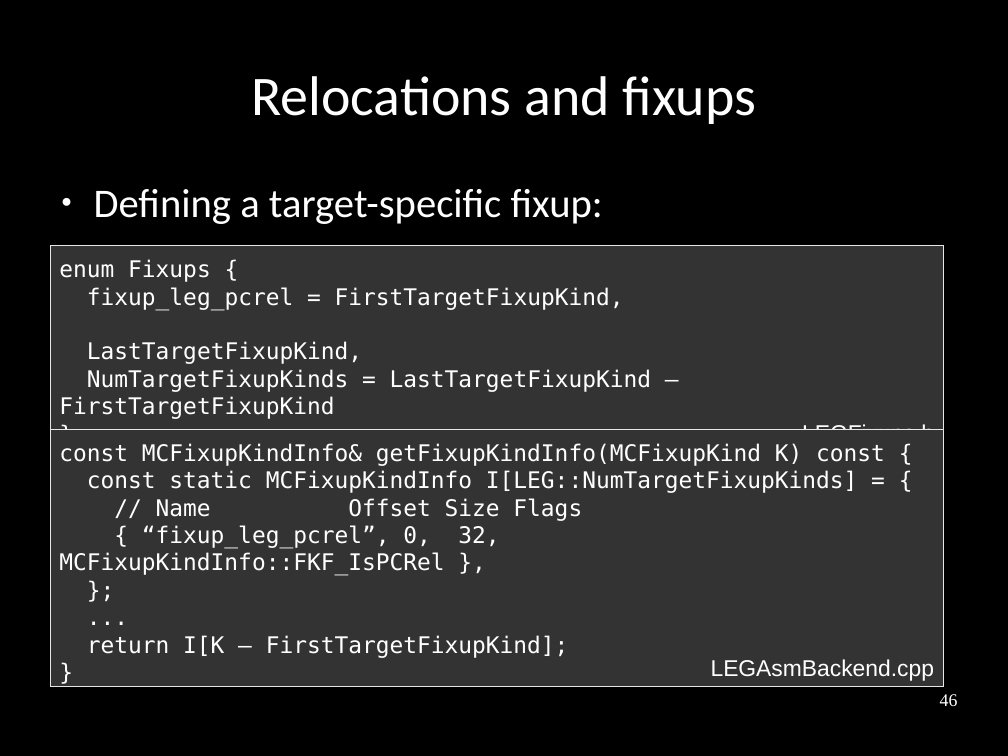
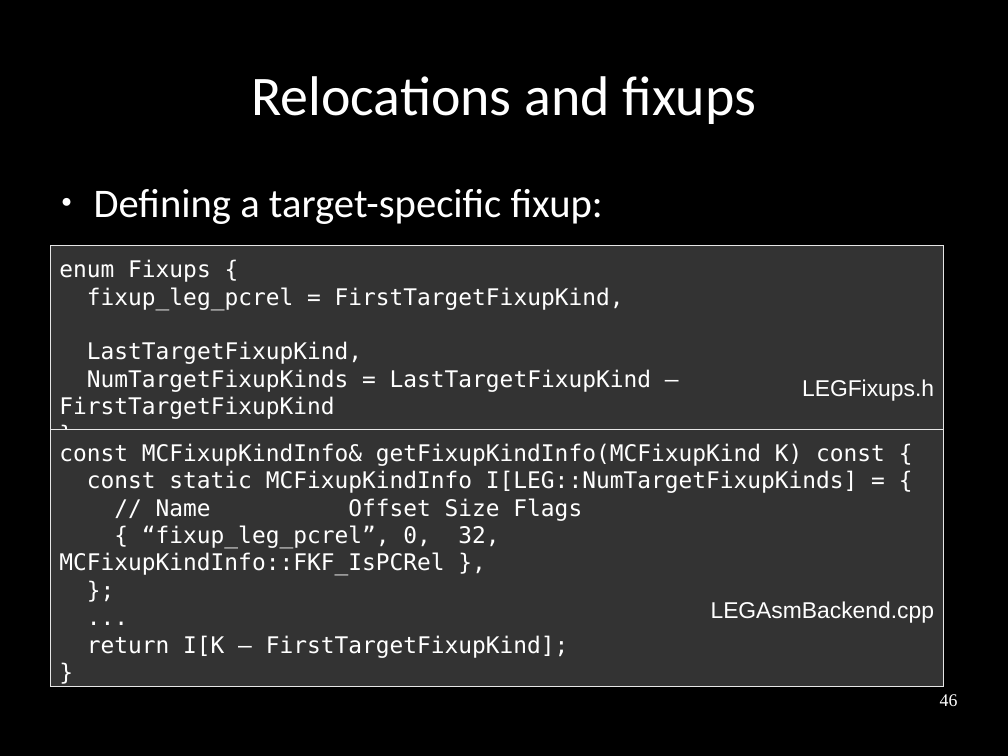
Before and after one commit to frasercrmck/llvm-leg, a slide deck: slide 46 of docs/Codeplay/Slides.odp. Drawn at 1008x756 pixels with LibreOffice and Linux fonts; fonts in the diff are those of the drawing. Boxes give left, top, right and bottom in pixels: in the first picture for what was removed or moved away, otherwise in the second. Text is boxed around its words. In the diff, an @@ line names an element or a change of style, - is before the commit and + after.

Commit message:
Fix layout.

```diff
--- a/docs/Codeplay/Slides.odp
+++ b/docs/Codeplay/Slides.odp
@@ text "LEGFixups.h": place and size @@
-text "LEGFixups.h" at [802,424,934,447]
+text "LEGFixups.h" at [802,379,934,401]
@@ text "LEGAsmBackend.cpp": place and size @@
-text "LEGAsmBackend.cpp" at [711,659,934,681]
+text "LEGAsmBackend.cpp" at [711,601,934,623]
```
Also in this commit, not shown: 24 other slides changed.
